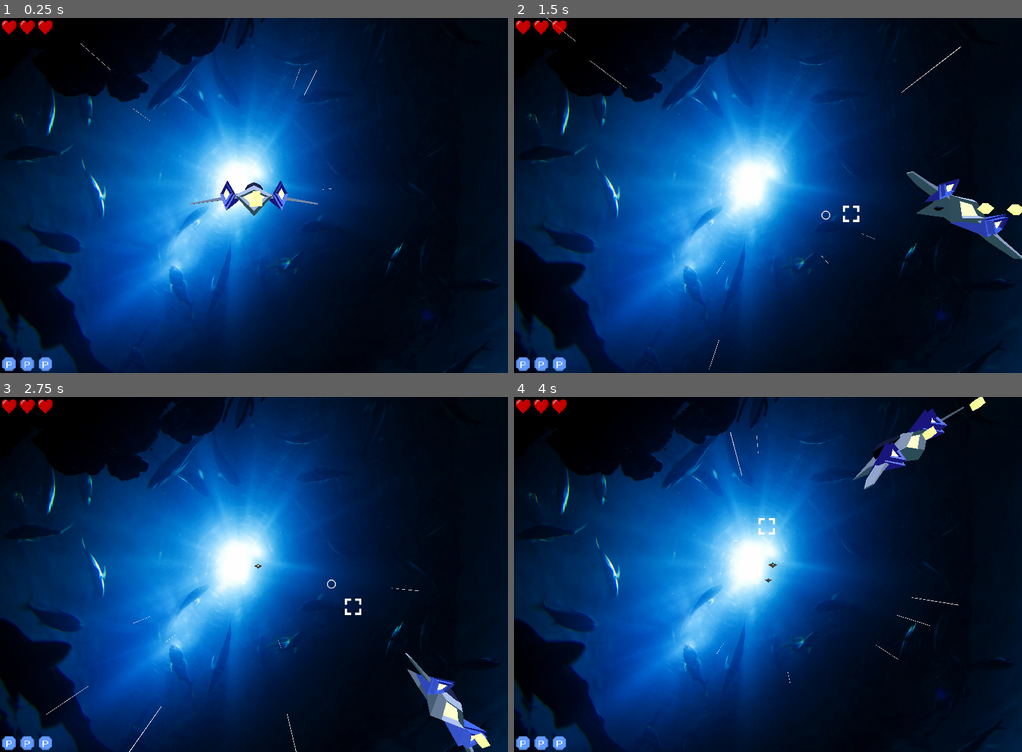
Above: before the commit, frames 1-4 (two rows, left to right).
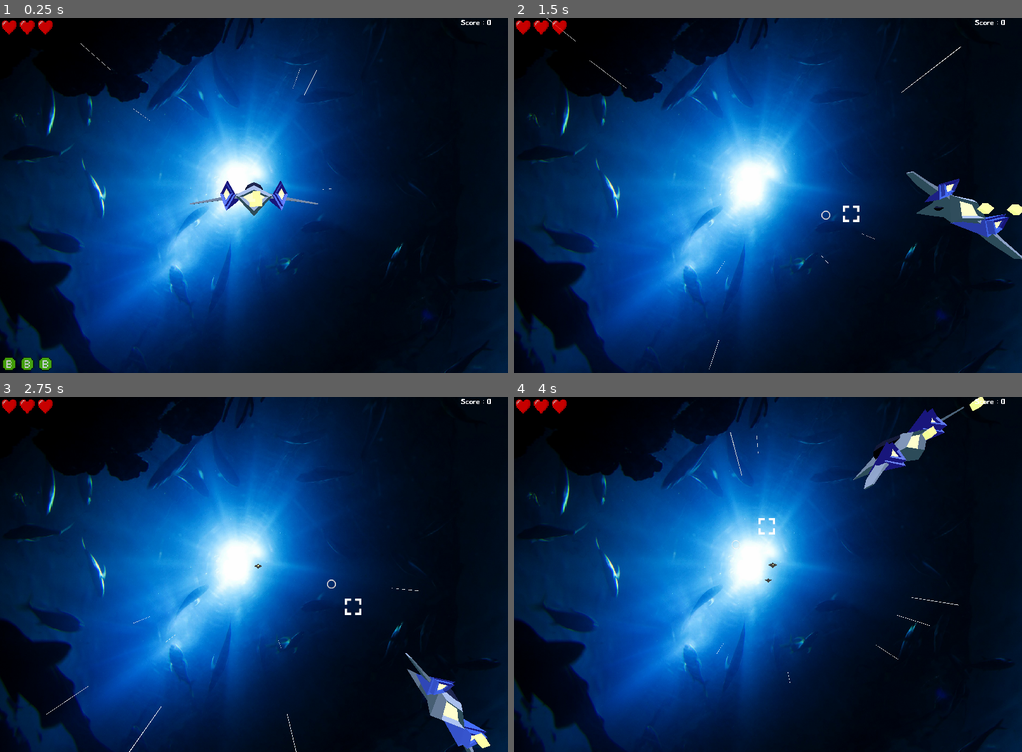
Above: after the commit, the same moments.

Repository: 2haein/computer-game-design-16
Game: Godot game, scene res://Main.tscn
Two runs of this game, one before a commit and one after it. Both use one fixed random seed, a clock stepped at 60 frames per second and the inputs below. This scene is started directly instead of the project's main scene.
Inputs (mouse positions are in pixels of both pictures, inside the frame that each line leads up to):
- Up to frame 1 (0.25 s): no input
- Up to frame 2 (1.5 s): tap Enter (ui_accept) at 0.5, 0.6, 0.77, 1.07, 1.35 s; move the mouse to (879, 177) at 0.52 s; hold Right (ui_right) 0.53-1.28 s; move the mouse to (666, 213) at 1.27 s; hold Down (ui_down) from 1.28 s (still down)
- Up to frame 3 (2.75 s): tap Enter (ui_accept) at 1.52, 1.82, 2.1 s; move the mouse to (304, 496) at 2.02 s; release Down (ui_down) at 2.03 s; hold Right (ui_right) from 2.03 s (still down)
- Up to frame 4 (4 s): move the mouse to (742, 645) at 2.77 s; release Right (ui_right) at 2.78 s; hold Up (ui_up) 2.78-3.53 s; tap Enter (ui_accept) at 2.85, 3.02, 3.32, 3.6, 3.77 s; move the mouse to (920, 627) at 3.52 s; hold Left (ui_left) from 3.53 s (still down)

The runs differ from the first frame. In frame 1, 0.3% of the frame differs, in the area x 0-97%, y 0-100%; in frame 2, 0.3%; in frame 3, 0.3%; in frame 4, 0.3%.

Commit message:
폭탄 , 파워업 UI

Diff:
--- a/Main.tscn
+++ b/Main.tscn
@@ -8,6 +8,8 @@
 [ext_resource path="res://Player/Script/IconContainer.gd" type="Script" id=6]
 [ext_resource path="res://Player/Image/powerUp.png" type="Texture" id=7]
 [ext_resource path="res://Player/Font/scoreFont.tres" type="DynamicFont" id=8]
+[ext_resource path="res://Player/Script/Score.gd" type="Script" id=9]
+[ext_resource path="res://Player/Image/bomb.png" type="Texture" id=10]
 
 [sub_resource type="Environment" id=1]
 background_mode = 4
@@ -63,7 +65,7 @@
 "_edit_use_anchors_": false
 }
 
-[node name="Heart0" type="TextureRect" parent="UI/HeartsContainer"]
+[node name="Icon0" type="TextureRect" parent="UI/HeartsContainer"]
 modulate = Color( 1, 1, 1, 0.784314 )
 margin_right = 50.0
 margin_bottom = 50.0
@@ -74,7 +76,7 @@
 "_edit_use_anchors_": false
 }
 
-[node name="Heart1" type="TextureRect" parent="UI/HeartsContainer"]
+[node name="Icon1" type="TextureRect" parent="UI/HeartsContainer"]
 modulate = Color( 1, 1, 1, 0.784314 )
 margin_left = 50.0
 margin_right = 100.0
@@ -87,7 +89,7 @@
 "_edit_use_anchors_": false
 }
 
-[node name="Heart2" type="TextureRect" parent="UI/HeartsContainer"]
+[node name="Icon2" type="TextureRect" parent="UI/HeartsContainer"]
 modulate = Color( 1, 1, 1, 0.784314 )
 margin_left = 100.0
 margin_right = 150.0
@@ -101,6 +103,49 @@
 }
 
 [node name="PowerUpContainer" type="Control" parent="UI"]
+modulate = Color( 1, 1, 1, 0.784314 )
+margin_top = 880.0
+margin_right = 40.0
+margin_bottom = 920.0
+script = ExtResource( 6 )
+__meta__ = {
+"_edit_use_anchors_": false
+}
+
+[node name="Icon0" type="TextureRect" parent="UI/PowerUpContainer"]
+margin_right = 50.0
+margin_bottom = 50.0
+texture = ExtResource( 7 )
+expand = true
+stretch_mode = 5
+__meta__ = {
+"_edit_use_anchors_": false
+}
+
+[node name="Icon1" type="TextureRect" parent="UI/PowerUpContainer"]
+margin_left = 50.0
+margin_right = 100.0
+margin_bottom = 50.0
+texture = ExtResource( 7 )
+expand = true
+stretch_mode = 5
+__meta__ = {
+"_edit_use_anchors_": false
+}
+
+[node name="Icon2" type="TextureRect" parent="UI/PowerUpContainer"]
+margin_left = 100.0
+margin_right = 150.0
+margin_bottom = 50.0
+texture = ExtResource( 7 )
+expand = true
+stretch_mode = 5
+__meta__ = {
+"_edit_use_anchors_": false
+}
+
+[node name="BombContainer" type="Control" parent="UI"]
+modulate = Color( 1, 1, 1, 0.784314 )
 margin_top = 930.0
 margin_right = 40.0
 margin_bottom = 970.0
@@ -109,32 +154,32 @@
 "_edit_use_anchors_": false
 }
 
-[node name="PowerUp0" type="TextureRect" parent="UI/PowerUpContainer"]
+[node name="Icon0" type="TextureRect" parent="UI/BombContainer"]
 margin_right = 50.0
 margin_bottom = 50.0
-texture = ExtResource( 7 )
-expand = true
-stretch_mode = 5
-__meta__ = {
-"_edit_use_anchors_": false
-}
-
-[node name="PowerUp1" type="TextureRect" parent="UI/PowerUpContainer"]
+texture = ExtResource( 10 )
+expand = true
+stretch_mode = 5
+__meta__ = {
+"_edit_use_anchors_": false
+}
+
+[node name="Icon1" type="TextureRect" parent="UI/BombContainer"]
 margin_left = 50.0
 margin_right = 100.0
 margin_bottom = 50.0
-texture = ExtResource( 7 )
-expand = true
-stretch_mode = 5
-__meta__ = {
-"_edit_use_anchors_": false
-}
-
-[node name="PowerUp2" type="TextureRect" parent="UI/PowerUpContainer"]
+texture = ExtResource( 10 )
+expand = true
+stretch_mode = 5
+__meta__ = {
+"_edit_use_anchors_": false
+}
+
+[node name="Icon2" type="TextureRect" parent="UI/BombContainer"]
 margin_left = 100.0
 margin_right = 150.0
 margin_bottom = 50.0
-texture = ExtResource( 7 )
+texture = ExtResource( 10 )
 expand = true
 stretch_mode = 5
 __meta__ = {
@@ -142,13 +187,14 @@
 }
 
 [node name="Score" type="RichTextLabel" parent="UI"]
-margin_left = 1231.0
-margin_top = 7.0
-margin_right = 1393.0
-margin_bottom = 34.0
+margin_left = 1270.06
+margin_top = 3.22023
+margin_right = 1432.06
+margin_bottom = 30.2202
 custom_fonts/normal_font = ExtResource( 8 )
 tab_size = 0
-text = "Score : 9999999"
-__meta__ = {
-"_edit_use_anchors_": false
-}
+text = "Score : 0"
+script = ExtResource( 9 )
+__meta__ = {
+"_edit_use_anchors_": false
+}
--- a/Player/Font/scoreFontData.tres
+++ b/Player/Font/scoreFontData.tres
@@ -1,4 +1,4 @@
 [gd_resource type="DynamicFontData" format=2]
 
 [resource]
-font_path = "res://Player/BMHANNAPro.ttf"
+font_path = "res://Player/Font/BMHANNAPro.ttf"
--- a/Player/Script/IconContainer.gd
+++ b/Player/Script/IconContainer.gd
@@ -1,11 +1,11 @@
 extends Node
 
 
-onready var hearts = [$Heart0, $Heart1 ,$Heart2]
+onready var icons = [$Icon0, $Icon1 ,$Icon2]
 
-func SetHp(val):
+func SetIcon(val):
 	print(val)
-	for i in range(len(hearts)):
-		hearts[i].visible = false
+	for i in range(len(icons)):
+		icons[i].visible = false
 	for i in range(val):
-		hearts[i].visible = true
+		icons[i].visible = true
--- a/Player/Script/PlayerSpawner.gd
+++ b/Player/Script/PlayerSpawner.gd
@@ -27,7 +27,7 @@
 
 func SetHp(val):
 	life = val
-	main.get_node("UI").get_node("HeartsContainer").SetHp(life)
+	main.get_node("UI").get_node("HeartsContainer").SetIcon(life)
 
 func GameOver():
 	pass
--- /dev/null
+++ b/Player/Script/Score.gd
@@ -0,0 +1,11 @@
+extends RichTextLabel
+var score = 0
+
+func _ready():
+	AddScore(0)
+	pass
+
+func AddScore(val):
+	score += val
+	text = "Score : " + str(score)
+	pass
--- a/Player/Script/player.gd
+++ b/Player/Script/player.gd
@@ -2,12 +2,15 @@
 
 const SPEED = 30
 const accel = 0.75
+const MaxPowerUp = 5
 var inputVector = Vector3()
 var velocity = Vector3()
 var cooldown = 0
 var KillParticles = load("res://KillParticles.tscn")
 
-var COOLDOWN = 25 #공격 쿨탐
+var COOLDOWN = 20 #공격 쿨탐
+var powerUp = 0
+var bomb = 3
 
 onready var explodeSound = $EnemyExplode
 onready var guns = [$Gun0, $Gun1]
@@ -17,7 +20,8 @@
 var Power = load("res://Bullet.tscn")
 
 func _ready():
-	print("player ready called")
+	UpdatePowerUpUI()
+	UpdateBombUI()
 	pass
 
 func _physics_process(delta):
@@ -62,8 +66,10 @@
 	pass
 
 func Bomb():
-	if Input.is_action_just_pressed("ui_accept"):
+	if Input.is_action_just_pressed("ui_accept") and bomb > 0:
+		bomb -=1;
 		print("Throw Bomb!")
+		UpdateBombUI()
 	pass
 
 # player collision
@@ -78,7 +84,17 @@
 		queue_free()
 	elif body.is_in_group("PowerUp"):
 		body.queue_free()
-		if(COOLDOWN>5):
+		#play power up sound, effect
+		if(powerUp < MaxPowerUp):
+			powerUp +=1
 			COOLDOWN -= 5
-		#play power up sound, effect
+			UpdatePowerUpUI()
 	pass
+
+func UpdatePowerUpUI():
+	main.get_node("UI").get_node("PowerUpContainer").SetIcon(powerUp)
+	pass
+
+func UpdateBombUI():
+	main.get_node("UI").get_node("BombContainer").SetIcon(bomb)
+	pass
--- a/bullet.gd
+++ b/bullet.gd
@@ -4,7 +4,7 @@
 var KillParticles = load("res://KillParticles.tscn")
 onready var main =  get_node("/root/globall").current_scene
 onready var explodeSound = $EnemyExplode
-
+const bulletHitScore = 10
 func _physics_process(delta):
 	move_and_slide(velocity)
 
@@ -15,8 +15,12 @@
 		particles.transform.origin = transform.origin
 		body.queue_free()
 		explodeSound.play()
+		GetScore(bulletHitScore)
 		visible = false
 		$Area/CollisionShape.disabled = true
 
 func _on_LightTimer_timeout():
 	$OmniLight.visible = false
+
+func GetScore(val):
+	main.get_node("UI").get_node("Score").AddScore(val)
Not shown: 1 places in Main.tscn that only renumber resources
Binary file added: Player/Image/bomb.png
Not shown, added: Player/Image/bomb.png.import
